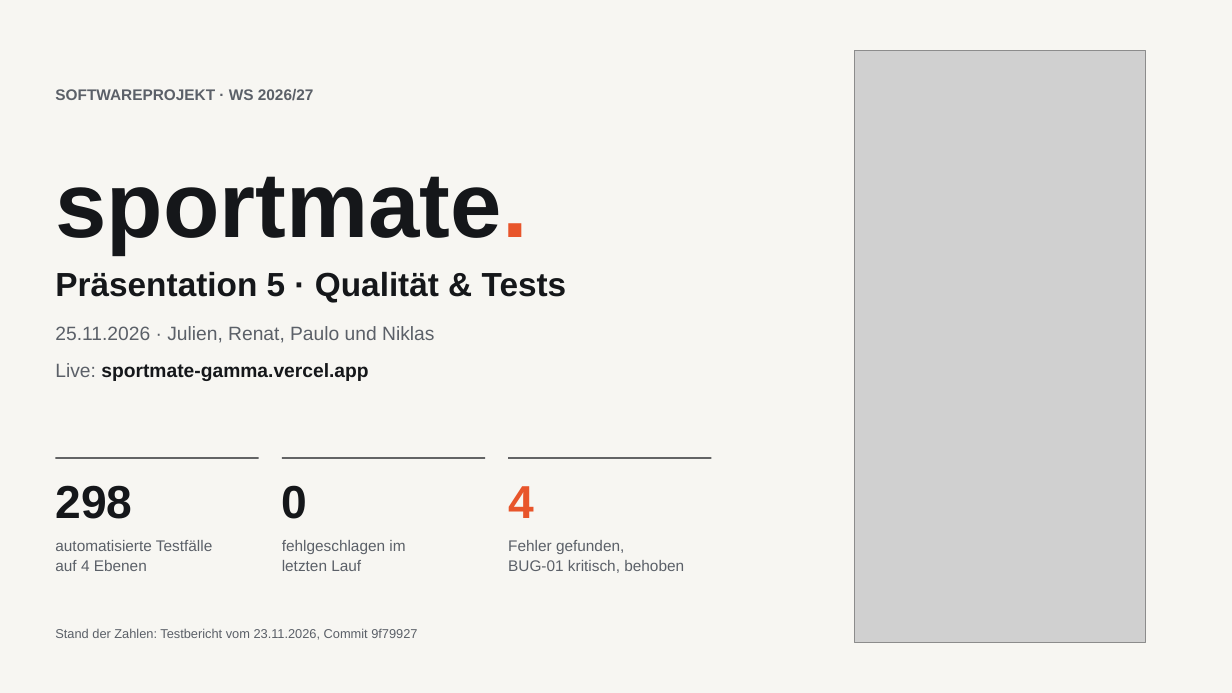
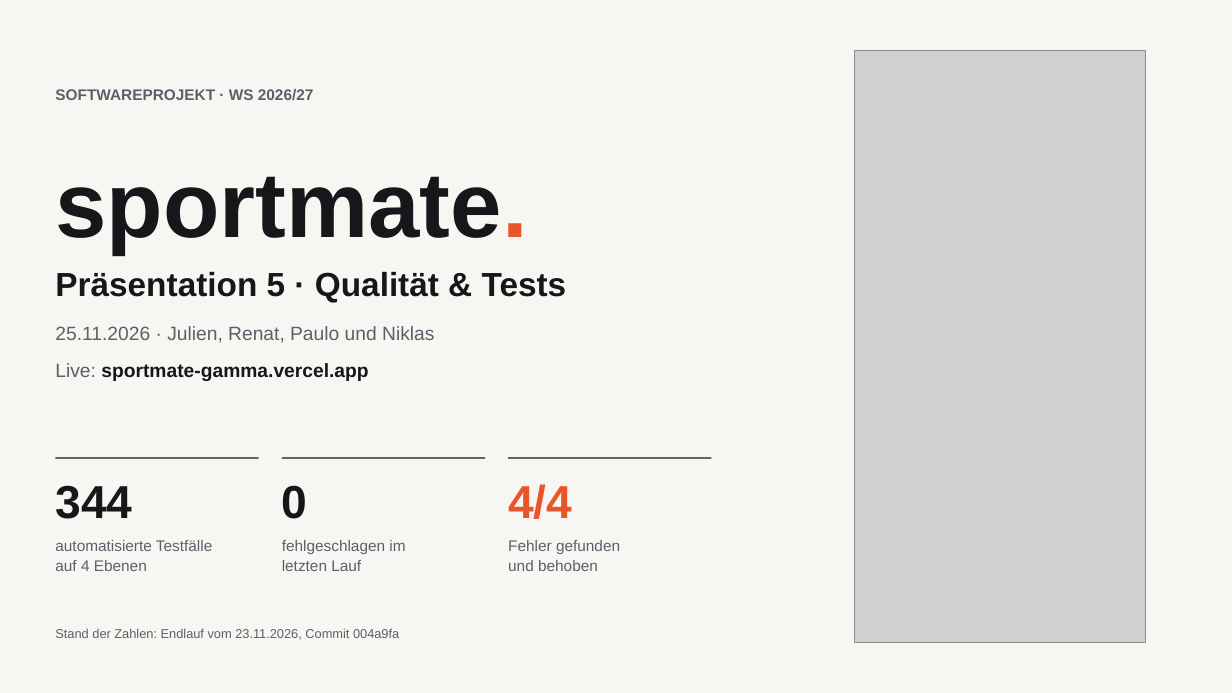
Before and after one commit to Paulo-Temme/SportMate, a slide deck: slide 1 of abgabe/praesentation-5/SportMate_P5_Qualitaet_und_Tests.pptx. Drawn at 1232x693 pixels with LibreOffice and Linux fonts; fonts in the diff are those of the drawing; grey boxes stand for pictures. Boxes give left, top, right and bottom in pixels: in the first picture for what was removed or moved away, otherwise in the second. Text is boxed around its words. In the diff, an @@ line names an element or a change of style, - is before the commit and + after.

```diff
--- a/abgabe/praesentation-5/SportMate_P5_Qualitaet_und_Tests.pptx
+++ b/abgabe/praesentation-5/SportMate_P5_Qualitaet_und_Tests.pptx
@@ text at (x1=55, y1=485, x2=132, y2=519): text changed @@
-298
+344
@@ text at (x1=508, y1=484, x2=572, y2=519): text changed @@
-4
+4/4
@@ text at (x1=508, y1=540, x2=620, y2=571): text changed @@
-Fehler gefunden,
-BUG-01 kritisch, behoben
+Fehler gefunden
+und behoben
@@ text at (x1=55, y1=628, x2=399, y2=640): text changed @@
-Stand der Zahlen: Testbericht vom 23.11.2026, Commit 9f79927
+Stand der Zahlen: Endlauf vom 23.11.2026, Commit 004a9fa
```
Also in this commit, not shown: 7 other slides changed, 1 other file.
